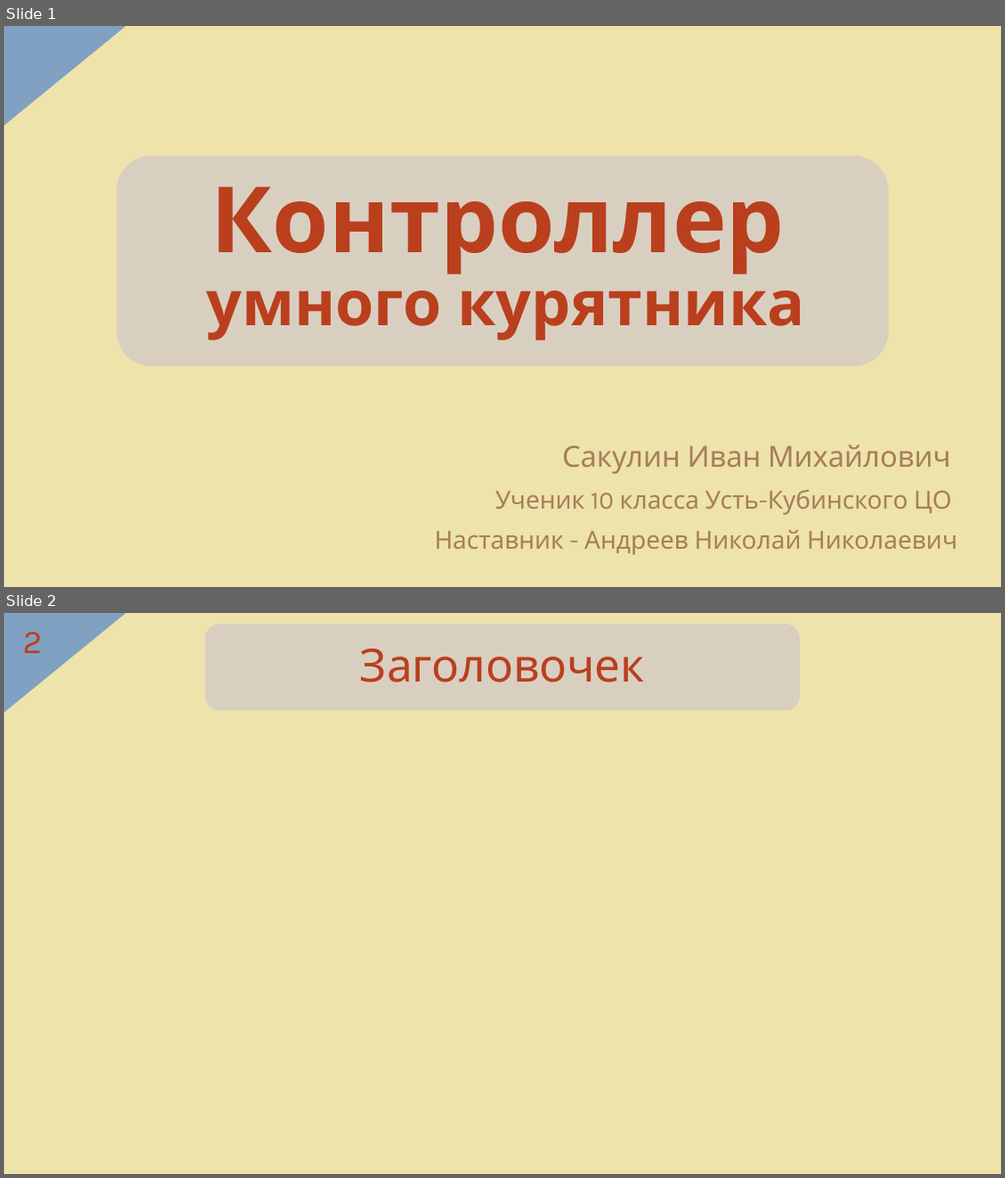
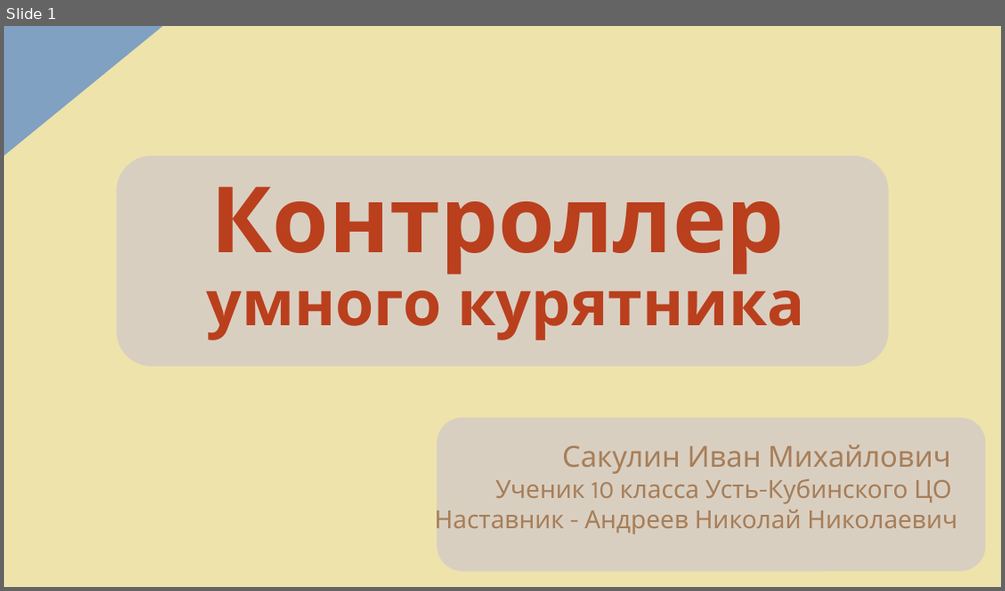
Before and after one commit to OneTwoZzzPlus/chicken, a slide deck: SChickenPresent-SakulinIM.pptx. Shown one above the other, each under a label of ours: slides 1 and 2 before the commit, slide 1 after it. The pictures are 1005x1178 and 1005x591 pixels, drawn with LibreOffice and Linux fonts; fonts in the diff are those of the drawing. Boxes give left, top, right and bottom in pixels: in the first picture for what was removed or moved away, otherwise in the second. Text is boxed around its words. In the diff, an @@ line names an element or a change of style, - is before the commit and + after.

```diff
--- a/SChickenPresent-SakulinIM.pptx
+++ b/SChickenPresent-SakulinIM.pptx
@@ slide 2 removed at box(4, 613, 1001, 1174), background #EEE3AB @@
@@ right triangle removed at box(4, 613, 126, 713) @@
@@ page number removed at box(23, 632, 42, 653) @@
-2
@@ rounded rectangle removed at box(205, 625, 800, 711) @@
@@ title removed at box(360, 649, 645, 682) @@
-Заголовочек
@@ slide 1 changed as well @@
@@ right triangle removed at box(4, 26, 126, 126) @@
@@ right triangle added at box(4, 26, 126, 126), fill #80A1C1 @@
@@ right triangle added at box(4, 26, 162, 156), fill #80A1C1 @@
@@ rounded rectangle added at box(437, 417, 986, 572), fill #D9CFC1 @@
```
Also in this commit, not shown: 2 slides added.
